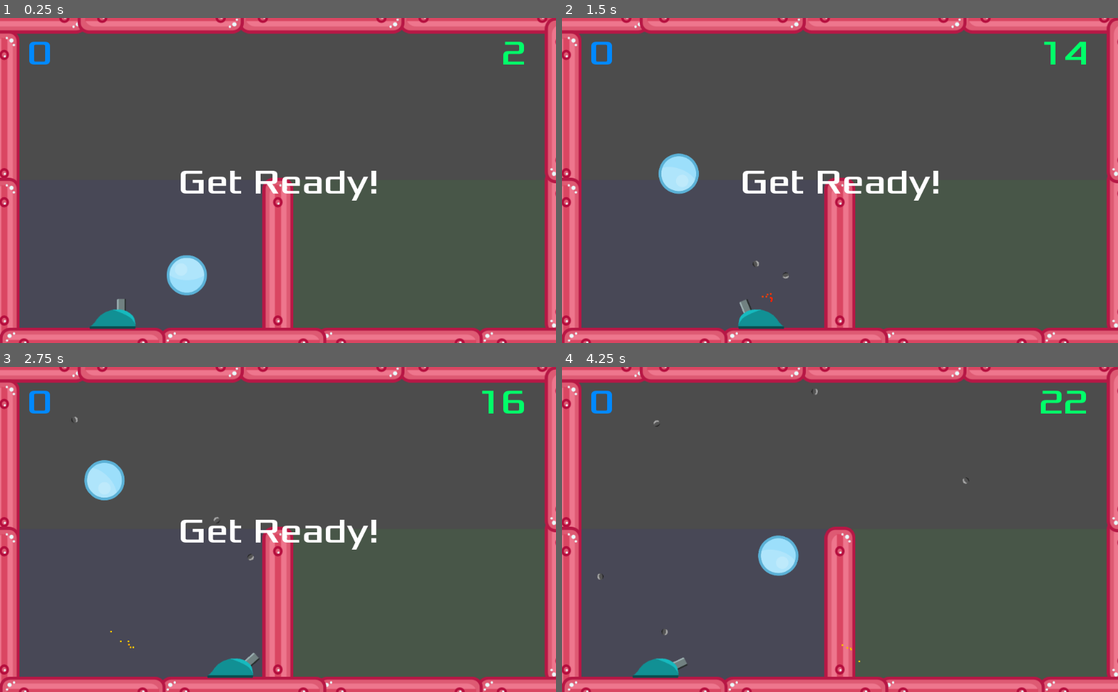
Above: before the commit, frames 1-4 (two rows, left to right).
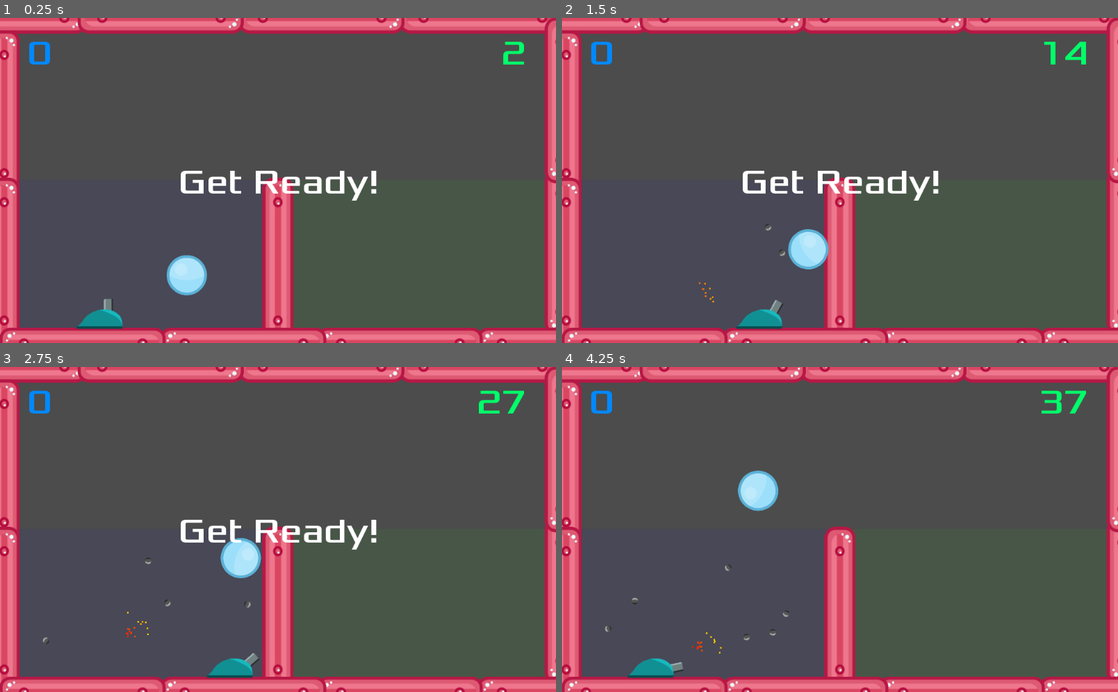
Above: after the commit, the same moments.

Repository: qskousen/BallShoot
Game: Godot game, scene res://Main.tscn
Same seed, same stepped clock (60 frames per second), same inputs: the game is played once before the commit and once after it.
Inputs (mouse positions are in pixels of both pictures, inside the frame that each line leads up to):
- Up to frame 1 (0.25 s): no input
- Up to frame 2 (1.5 s): move the mouse to (962, 164) at 0.52 s; press the mouse at (962, 164) at 0.53 s; hold Right (ui_right) 0.53-1.28 s; move the mouse to (728, 196) at 1.27 s; release the mouse at (728, 196) at 1.28 s; hold Left (ui_left) from 1.28 s (still down); click (728, 196) at 1.35 s
- Up to frame 3 (2.75 s): move the mouse to (333, 458) at 2.02 s; release Left (ui_left) at 2.03 s; press the mouse at (333, 458) at 2.03 s; hold Right (ui_right) from 2.03 s (still down)
- Up to frame 4 (4.25 s): move the mouse to (812, 594) at 2.77 s; release the mouse at (812, 594) at 2.78 s; click (812, 594) at 2.85 s; move the mouse to (1006, 578) at 3.52 s; release Right (ui_right) at 3.53 s; press the mouse at (1006, 578) at 3.53 s; hold Left (ui_left) from 3.53 s (still down)

The runs differ from the first frame. In frame 1, 0.4% of the frame differs, in the area x 13-25%, y 86-96%; in frame 2, 1.7%; in frame 3, 1.9%; in frame 4, 2.0%, in the area x 6-95%, y 6-96%.

Commit message:
Tried to break the player out. So far it isn't working

Diff:
--- a/Bullet.gd
+++ b/Bullet.gd
@@ -1,11 +1,10 @@
 extends RigidBody2D
 
-signal BulletExpired
 
 func _physics_process(delta):
 	position += linear_velocity *  delta
 
 
 func _on_Timer_timeout():
-	emit_signal("BulletExpired", position)
+	EventAggregator.shout("bullet_expired", [position])
 	self.queue_free()
--- /dev/null
+++ b/EventAggregator.gd
@@ -0,0 +1,29 @@
+extends Node
+
+var listeners = {}
+
+
+func _ready():
+	pass # Replace with function body.
+
+
+# adds a function reference to the list of listeners for the given named event
+func listen(event, callback):
+	if not listeners.has(event):
+		listeners[event] = []
+	listeners[event].append(callback)
+
+
+
+# removes a function from listening for an event
+func ignore(event, callback):
+	if not listeners.has(event):
+		if listeners[event].find(callback):
+			listeners[event].remove(callback)
+
+
+# calls each callback in the list of callbacks in listeners for the given named event, passing args to each
+func shout(event, args):
+	if listeners.has(event):
+		for callback in listeners[event]:
+			callback.call_funcv(args)
--- a/Main.gd
+++ b/Main.gd
@@ -2,25 +2,28 @@
 
 var TurretSpray = preload("res://ShotFiredParticles.tscn")
 var BulletBreak = preload("res://ShotBreakingParticles.tscn")
+var Bullet = preload('res://Bullet.tscn')
 
 # Called when the node enters the scene tree for the first time.
 func _ready():
-	pass # Replace with function body.
+	EventAggregator.listen("bullet_expired", funcref(self, "_on_bullet_expired"))
+	EventAggregator.listen("shoot", funcref(self, "_on_player_shoot"))
 
-func _on_Player_shoot(Bullet, direction, location):
+func _on_player_shoot(direction, location):
 	var b = Bullet.instance()
 	add_child(b)
 	b.rotation = direction
 	b.position = location
 	b.linear_velocity = b.linear_velocity.rotated(direction)
-	b.connect("BulletExpired", self, "on_bullet_expired")
+
 	var spray = TurretSpray.instance()
 	spray.emitting = true
 	spray.position = location
 	spray.rotation = direction + PI
 	add_child(spray)
 
-func on_bullet_expired(position):
+
+func _on_bullet_expired(position):
 	var rubble = BulletBreak.instance()
 	rubble.emitting = true
 	rubble.position = position
--- a/Main.tscn
+++ b/Main.tscn
@@ -2,7 +2,7 @@
 
 [ext_resource path="res://BorderWall.tscn" type="PackedScene" id=1]
 [ext_resource path="res://Ball.tscn" type="PackedScene" id=2]
-[ext_resource path="res://Player.tscn" type="PackedScene" id=3]
+[ext_resource path="res://PlayerController.tscn" type="PackedScene" id=3]
 [ext_resource path="res://Main.gd" type="Script" id=4]
 [ext_resource path="res://DetectionArea.tscn" type="PackedScene" id=5]
 [ext_resource path="res://HUD.tscn" type="PackedScene" id=6]
@@ -73,12 +73,11 @@
 collision_layer = 3
 collision_mask = 3
 
-[node name="Player" parent="." instance=ExtResource( 3 )]
-position = Vector2( 208, 488 )
+[node name="HUD" parent="." instance=ExtResource( 6 )]
 
-[node name="HUD" parent="." instance=ExtResource( 6 )]
+[node name="PlayerController" parent="." instance=ExtResource( 3 )]
+position = Vector2( 184, 496 )
 [connection signal="body_entered" from="DetectionArea1" to="HUD" method="_on_DetectionArea1_body_entered"]
 [connection signal="body_exited" from="DetectionArea1" to="HUD" method="_on_DetectionArea1_body_exited"]
 [connection signal="body_entered" from="DetectionArea2" to="HUD" method="_on_DetectionArea2_body_entered"]
 [connection signal="body_exited" from="DetectionArea2" to="HUD" method="_on_DetectionArea2_body_exited"]
-[connection signal="shoot" from="Player" to="." method="_on_Player_shoot"]
--- a/Player.gd
+++ b/Player.gd
@@ -1,66 +1,32 @@
 extends KinematicBody2D
 
-export var speed = 400
-export var gravity = 200.0
+
 export var gun_timeout = 1.0
 export var timeout_divider = 10.0
 
-signal shoot(Bullet, direction, location)
-
-var Bullet = preload("res://Bullet.tscn")
-
-var velocity = Vector2()
-
 var turret_flipped_position = 16
-
-var screen_size
 
 var is_gun_ready_to_shoot
 
-# Called when the node enters the scene tree for the first time.
-func _ready():
-	screen_size = get_viewport_rect().size
+
+func fire(position_to_fire_at, player_position):
+	if is_gun_ready_to_shoot:
+		is_gun_ready_to_shoot = false
+		$GunTimer.start(gun_timeout / timeout_divider)
+		set_turret_position(position_to_fire_at, player_position)
+		var turret_size = $Turret.texture.get_height()
+		var offset_position = Vector2(-turret_size,0) # include the gun length in the bullet_starting_position
+		var offset_rotated = offset_position.rotated(deg2rad($Turret.rotation_degrees + 90))
+		var bullet_starting_position = player_position + $Turret.position + offset_rotated
+
+		EventAggregator.shout("shoot", [deg2rad($Turret.rotation_degrees + 90), bullet_starting_position])
 
 
-func _input(event):
-	var tank_position = position + $Turret.position
-	var mouse_position
+func move(velocity):
+	return move_and_slide(velocity, Vector2(0, -1))
 
-	if event is InputEventMouseMotion:
-		mouse_position = event.position
-		set_turret_position(mouse_position, tank_position)
-
-
-	if event is InputEventMouseButton:
-		if event.button_index == BUTTON_LEFT and event.pressed and is_gun_ready_to_shoot:
-			is_gun_ready_to_shoot = false
-			$GunTimer.start(gun_timeout / timeout_divider)
-			set_turret_position(event.position, tank_position)
-			var turret_size = $Turret.texture.get_height()
-			var offset_position = Vector2(-turret_size,0) # include the gun length in the bullet_starting_position
-			var offset_rotated = offset_position.rotated(deg2rad($Turret.rotation_degrees + 90))
-			var bullet_starting_position = tank_position + offset_rotated
-
-			emit_signal("shoot", Bullet, deg2rad($Turret.rotation_degrees + 90), bullet_starting_position)
-
-
-func _physics_process(delta):
-	velocity.y += delta * gravity
-
-	if Input.is_action_pressed("ui_left"):
-		velocity.x = -speed
-	elif Input.is_action_pressed("ui_right"):
-		velocity.x = speed
-	else:
-		velocity.x = 0
-
-	if velocity.length() > 0:
-		velocity = velocity.normalized() * speed
-
-	move_and_slide(velocity, Vector2(0, -1))
-
-
-func set_turret_position(mouse_position, tank_position):
+func set_turret_position(mouse_position, player_position):
+	var tank_position = player_position + $Turret.position
 	var x = tank_position.x - mouse_position.x
 	var y = tank_position.y - mouse_position.y
 	var angle_between_points = rad2deg(atan2(y, x))
@@ -83,6 +49,5 @@
 		$Turret.rotation_degrees *= -1
 
 
-
 func _on_Timer_timeout():
 	is_gun_ready_to_shoot = true
--- /dev/null
+++ b/PlayerController.gd
@@ -0,0 +1,41 @@
+extends Node
+
+var velocity = Vector2()
+
+export var gravity = 200.0
+export var speed = 400
+
+# Called when the node enters the scene tree for the first time.
+func _ready():
+	pass # Replace with function body.
+
+
+# Called every frame. 'delta' is the elapsed time since the previous frame.
+func _process(delta):
+
+
+	if Input.is_action_pressed("fire"):
+		var mouse_position = get_viewport().get_mouse_position()
+		$Player.fire(mouse_position, self.position)
+
+
+func _input(event):
+	if event is InputEventMouseMotion:
+		var mouse_position = event.position
+		$Player.set_turret_position(mouse_position, self.position)
+
+
+func _physics_process(delta):
+	velocity.y += delta * gravity
+
+	if Input.is_action_pressed("discreet_move_left"):
+		velocity.x = -speed
+	elif Input.is_action_pressed("discreet_move_right"):
+		velocity.x = speed
+	else:
+		velocity.x = 0
+
+	if velocity.length() > 0:
+		velocity = velocity.normalized() * speed
+
+	velocity = $Player.move(velocity)
--- /dev/null
+++ b/PlayerController.tscn
@@ -0,0 +1,9 @@
+[gd_scene load_steps=3 format=2]
+
+[ext_resource path="res://PlayerController.gd" type="Script" id=1]
+[ext_resource path="res://Player.tscn" type="PackedScene" id=2]
+
+[node name="PlayerController" type="Node2D"]
+script = ExtResource( 1 )
+
+[node name="Player" parent="." instance=ExtResource( 2 )]
--- a/project.godot
+++ b/project.godot
@@ -19,10 +19,34 @@
 run/main_scene="res://Main.tscn"
 config/icon="res://icon.png"
 
+[autoload]
+
+EventAggregator="*res://EventAggregator.gd"
+
 [gdnative]
 
 singletons=[  ]
 
+[input]
+
+discreet_move_left={
+"deadzone": 0.5,
+"events": [ Object(InputEventKey,"resource_local_to_scene":false,"resource_name":"","device":0,"alt":false,"shift":false,"control":false,"meta":false,"command":false,"pressed":false,"scancode":65,"unicode":0,"echo":false,"script":null)
+, Object(InputEventKey,"resource_local_to_scene":false,"resource_name":"","device":0,"alt":false,"shift":false,"control":false,"meta":false,"command":false,"pressed":false,"scancode":16777231,"unicode":0,"echo":false,"script":null)
+ ]
+}
+discreet_move_right={
+"deadzone": 0.5,
+"events": [ Object(InputEventKey,"resource_local_to_scene":false,"resource_name":"","device":0,"alt":false,"shift":false,"control":false,"meta":false,"command":false,"pressed":false,"scancode":68,"unicode":0,"echo":false,"script":null)
+, Object(InputEventKey,"resource_local_to_scene":false,"resource_name":"","device":0,"alt":false,"shift":false,"control":false,"meta":false,"command":false,"pressed":false,"scancode":16777233,"unicode":0,"echo":false,"script":null)
+ ]
+}
+fire={
+"deadzone": 0.5,
+"events": [ Object(InputEventMouseButton,"resource_local_to_scene":false,"resource_name":"","device":0,"alt":false,"shift":false,"control":false,"meta":false,"command":false,"button_mask":0,"position":Vector2( 0, 0 ),"global_position":Vector2( 0, 0 ),"factor":1.0,"button_index":1,"pressed":false,"doubleclick":false,"script":null)
+ ]
+}
+
 [rendering]
 
 environment/default_environment="res://default_env.tres"
